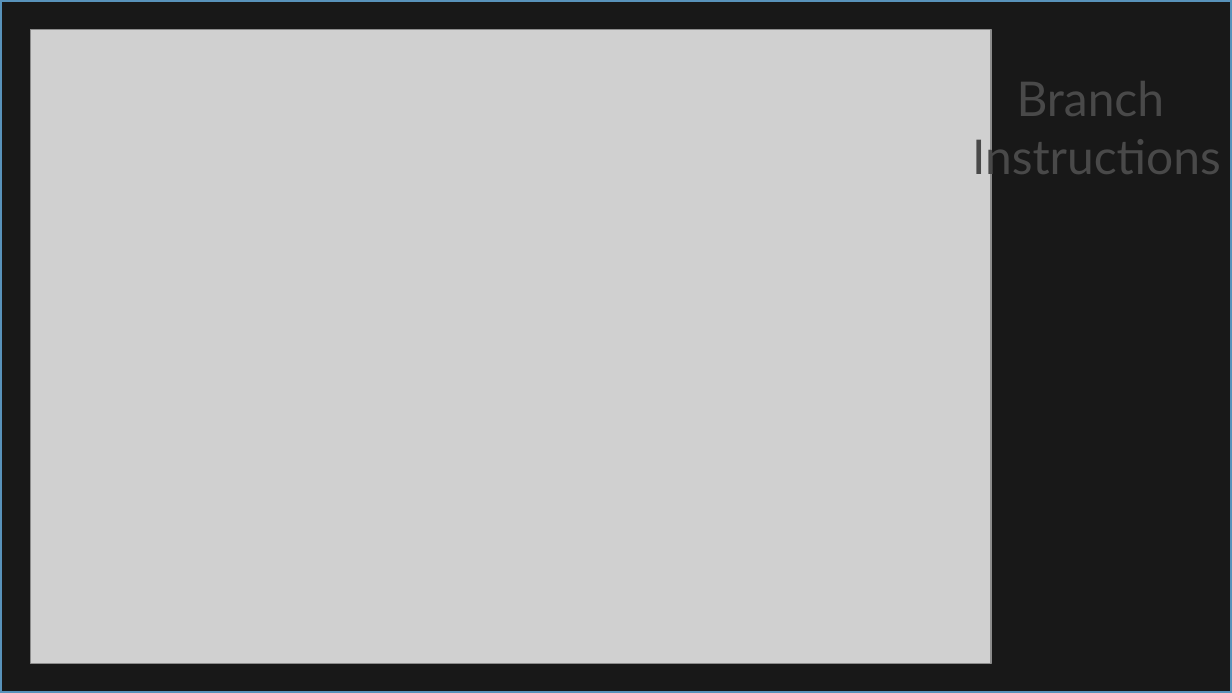
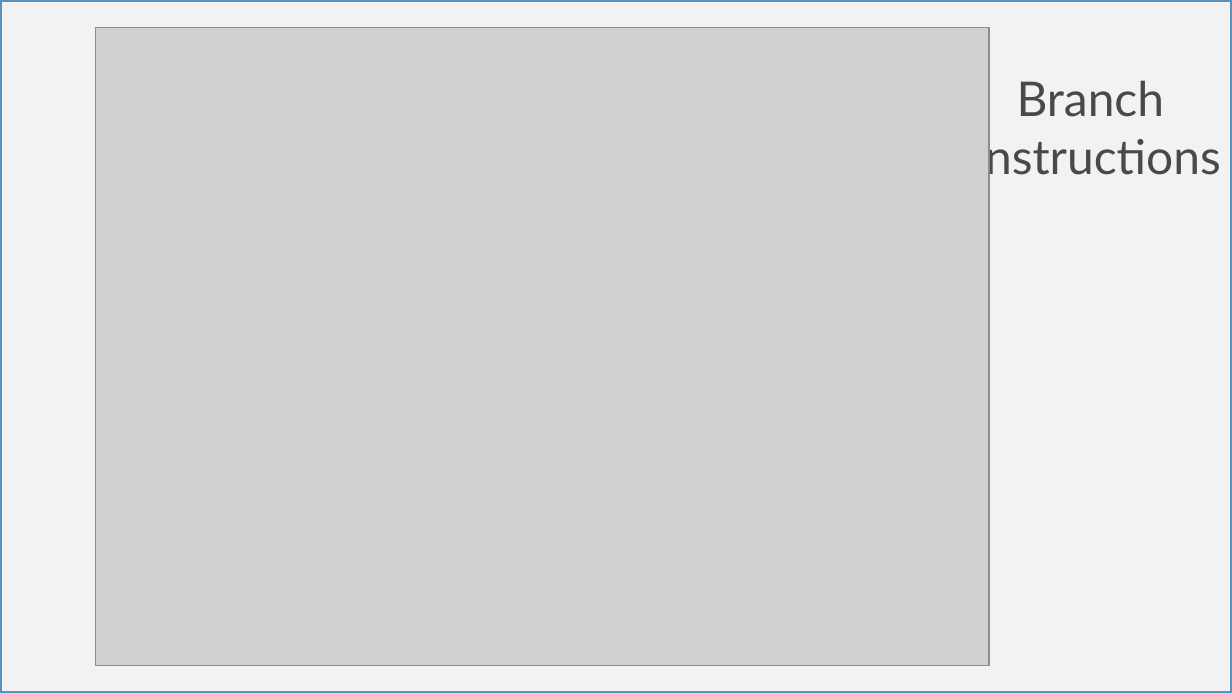
Before and after one commit to kwabenadarkwa/micro-lafentika, a slide deck: slide 17 of presentation_micro_p.pptx (slide 15 before the commit). Drawn at 1232x693 pixels with LibreOffice and Linux fonts; fonts in the diff are those of the drawing; grey boxes stand for pictures. Boxes give left, top, right and bottom in pixels: in the first picture for what was removed or moved away, otherwise in the second. Text is boxed around its words. In the diff, an @@ line names an element or a change of style, - is before the commit and + after.

Commit message:
added branch instruction formats

```diff
--- a/presentation_micro_p.pptx
+++ b/presentation_micro_p.pptx
@@ rectangle at [0,0,1232,692]: fill #181818 to #F2F2F2 @@
@@ picture: place and size @@
-picture at [31,30,992,664]
+picture at [95,27,989,665]
```
Also in this commit, not shown: 6 other slides changed, 5 slides added, 2 other files.
